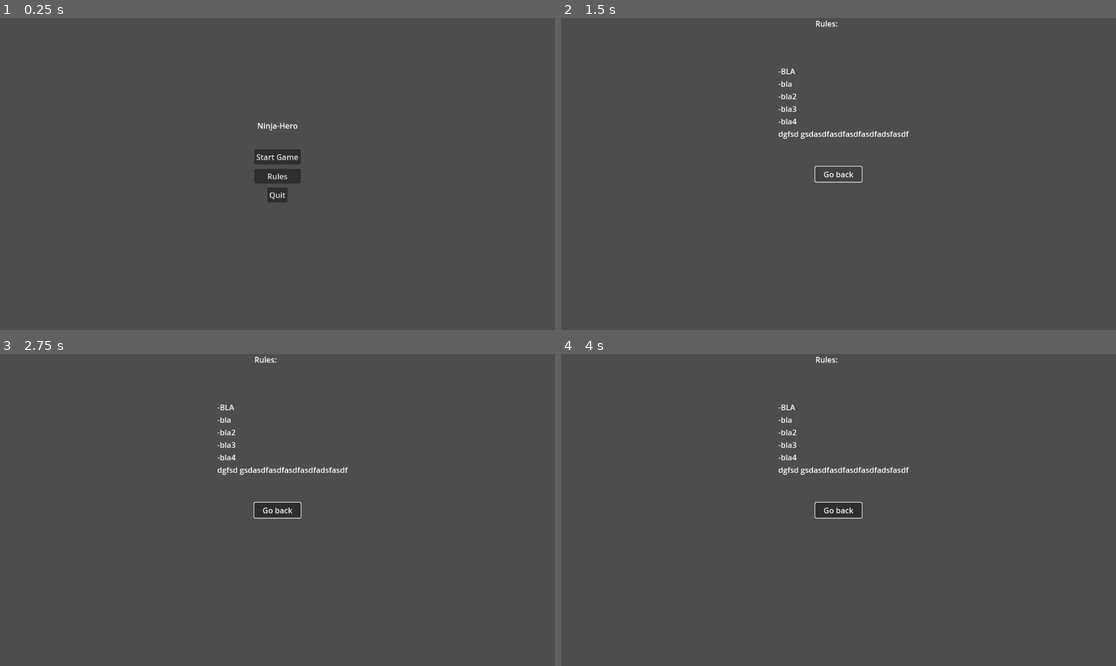
Above: before the commit, frames 1-4 (two rows, left to right).
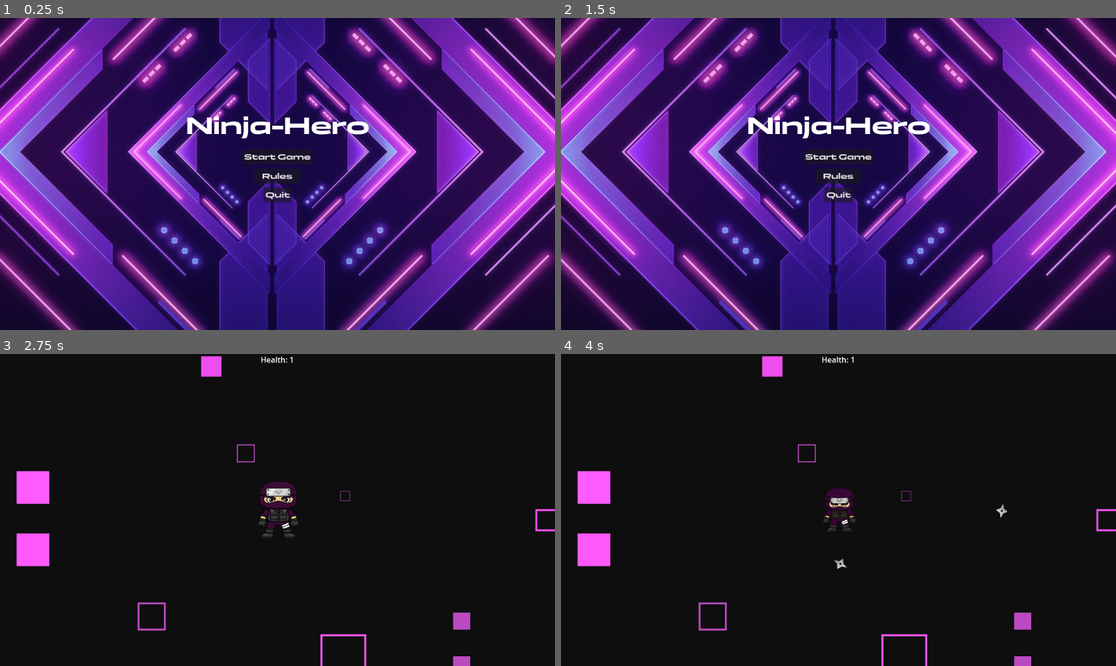
Above: after the commit, the same moments.

Repository: itsjoacor/Boss_Unq
Game: Godot game, scene res://Menu/MainMenu/MainMenu.tscn
Two runs of this game, one before a commit and one after it. Both use one fixed random seed, a clock stepped at 60 frames per second and the inputs below.
Inputs (mouse positions are in pixels of both pictures, inside the frame that each line leads up to):
- Up to frame 1 (0.25 s): no input
- Up to frame 2 (1.5 s): click "Rules" at 0.5 s; click "Go back" at 1.25 s
- Up to frame 3 (2.75 s): click (277, 491) at 2 s, where only the run after the commit has a clickable "Start Game"
- Up to frame 4 (4 s): hold D (right) 2.78-3.53 s; tap B (attack_blue) at 2.85 s; hold S (down) from 3.53 s (still down); tap G (attack_green) at 3.6 s

The runs differ from the first frame. In frame 1, 100% of the frame differs, in the area x 0-100%, y 0-100%; in frame 2, 100%; in frame 3, 100%; in frame 4, 100%.

Commit message:
functional w/bkg

Diff:
--- a/Game.gd
+++ b/Game.gd
@@ -7,7 +7,7 @@
 @onready var pause_menu := $PauseMenu
 @onready var spawn_timer: Timer = $SpawnTimer
 @onready var player: CharacterBody2D = $Player
-
+@onready var healthL: CanvasLayer = $UI
 var wave: int = 1
 var current_spawn_rate: float
 var colors = ["red", "green", "blue", "yellow"]
@@ -55,8 +55,10 @@
 
 func _pause_game() -> void:
 	get_tree().paused = true
+	healthL.visible = false
 	pause_menu.visible = true
 
 func _resume_game() -> void:
 	get_tree().paused = false
+	healthL.visible = true
 	pause_menu.visible = false
--- a/Game.tscn
+++ b/Game.tscn
@@ -1,7 +1,8 @@
-[gd_scene load_steps=5 format=3 uid="uid://ccku5hx1sih1o"]
+[gd_scene load_steps=6 format=3 uid="uid://ccku5hx1sih1o"]
 
 [ext_resource type="Script" uid="uid://dwh2pyibtg1lg" path="res://Game.gd" id="1_u44n3"]
 [ext_resource type="PackedScene" uid="uid://b6fy25lor0oo1" path="res://Player/Player.tscn" id="2_sb48q"]
+[ext_resource type="Texture2D" uid="uid://brb07jelbwusw" path="res://assets/Backgrounds/gameplayB.jpg" id="2_t88pq"]
 [ext_resource type="PackedScene" uid="uid://3lrc7nbxqpal" path="res://Health/UI.tscn" id="3_t88pq"]
 [ext_resource type="PackedScene" uid="uid://cu0jwwl1up1ln" path="res://Menu/Pause/PauseMenu.tscn" id="4_sb48q"]
 
@@ -9,11 +10,12 @@
 process_mode = 1
 script = ExtResource("1_u44n3")
 
-[node name="PauseMenu" parent="." instance=ExtResource("4_sb48q")]
-offset_left = 582.0
-offset_top = 153.0
-offset_right = 582.0
-offset_bottom = 153.0
+[node name="TextureRect2" type="TextureRect" parent="."]
+offset_left = -428.0
+offset_top = -1023.0
+offset_right = 2572.0
+offset_bottom = 977.0
+texture = ExtResource("2_t88pq")
 
 [node name="Player" parent="." instance=ExtResource("2_sb48q")]
 position = Vector2(580, 326)
@@ -22,3 +24,10 @@
 process_mode = 1
 
 [node name="UI" parent="." instance=ExtResource("3_t88pq")]
+
+[node name="PauseMenu" parent="." instance=ExtResource("4_sb48q")]
+offset_left = 581.0
+offset_top = 334.0
+offset_right = 581.0
+offset_bottom = 334.0
+size_flags_horizontal = 1
--- a/Menu/GameOver/GameOver.tscn
+++ b/Menu/GameOver/GameOver.tscn
@@ -1,6 +1,8 @@
-[gd_scene load_steps=2 format=3 uid="uid://81u4i0c8ko4l"]
+[gd_scene load_steps=4 format=3 uid="uid://81u4i0c8ko4l"]
 
 [ext_resource type="Script" uid="uid://dv5udtbxxavcs" path="res://Menu/GameOver/game_over.gd" id="1_bed4b"]
+[ext_resource type="Texture2D" uid="uid://xtiv36u4wln3" path="res://GameOvWon.jpg" id="2_2yisb"]
+[ext_resource type="FontFile" uid="uid://dogl2xjvrmpdm" path="res://assets/Fonts/Panchang_Complete/Panchang_Complete/Fonts/OTF/Panchang-Bold.otf" id="3_0brij"]
 
 [node name="Game Over" type="Control"]
 layout_mode = 3
@@ -10,6 +12,15 @@
 grow_horizontal = 2
 grow_vertical = 2
 script = ExtResource("1_bed4b")
+
+[node name="TextureRect" type="TextureRect" parent="."]
+layout_mode = 1
+anchors_preset = 15
+anchor_right = 1.0
+anchor_bottom = 1.0
+grow_horizontal = 2
+grow_vertical = 2
+texture = ExtResource("2_2yisb")
 
 [node name="Play Again" type="Button" parent="."]
 layout_mode = 1
@@ -24,6 +35,7 @@
 offset_bottom = 15.5
 grow_horizontal = 2
 grow_vertical = 2
+theme_override_fonts/font = ExtResource("3_0brij")
 text = "Play Again"
 
 [node name="Quit" type="Button" parent="."]
@@ -39,6 +51,7 @@
 offset_bottom = 54.5
 grow_horizontal = 2
 grow_vertical = 2
+theme_override_fonts/font = ExtResource("3_0brij")
 text = "Quit"
 
 [node name="Label" type="Label" parent="."]
@@ -48,12 +61,14 @@
 anchor_top = 0.5
 anchor_right = 0.5
 anchor_bottom = 0.5
-offset_left = -98.0
-offset_top = -103.5
-offset_right = 98.0
-offset_bottom = -80.5
+offset_left = -120.0
+offset_top = -73.0
+offset_right = 133.0
+offset_bottom = -35.0
 grow_horizontal = 2
 grow_vertical = 2
+theme_override_fonts/font = ExtResource("3_0brij")
+theme_override_font_sizes/font_size = 30
 text = "Game Over!"
 
 [connection signal="pressed" from="Play Again" to="." method="_on_play_again_pressed"]
--- a/Menu/MainMenu/MainMenu.tscn
+++ b/Menu/MainMenu/MainMenu.tscn
@@ -1,6 +1,8 @@
-[gd_scene load_steps=2 format=3 uid="uid://chhi37e8hcnc5"]
+[gd_scene load_steps=4 format=3 uid="uid://chhi37e8hcnc5"]
 
 [ext_resource type="Script" uid="uid://dymt40sn4bp70" path="res://Menu/MainMenu/main_menu.gd" id="1_e1xpn"]
+[ext_resource type="Texture2D" uid="uid://bhm1tcljfyx8s" path="res://assets/Backgrounds/MainMenu.jpeg" id="2_gxqt3"]
+[ext_resource type="FontFile" uid="uid://dogl2xjvrmpdm" path="res://assets/Fonts/Panchang_Complete/Panchang_Complete/Fonts/OTF/Panchang-Bold.otf" id="3_gxqt3"]
 
 [node name="Main Menu" type="Control"]
 layout_mode = 3
@@ -10,6 +12,21 @@
 grow_horizontal = 2
 grow_vertical = 2
 script = ExtResource("1_e1xpn")
+
+[node name="TextureRect" type="TextureRect" parent="."]
+layout_mode = 1
+anchors_preset = -1
+anchor_left = -0.802083
+anchor_top = -1.04321
+anchor_right = 1.802
+anchor_bottom = 2.043
+offset_left = -11.0
+offset_top = -46.0
+offset_right = -10.9041
+offset_bottom = -45.864
+grow_horizontal = 2
+grow_vertical = 2
+texture = ExtResource("2_gxqt3")
 
 [node name="Start Game" type="Button" parent="."]
 layout_mode = 1
@@ -24,6 +41,7 @@
 offset_bottom = -20.5
 grow_horizontal = 2
 grow_vertical = 2
+theme_override_fonts/font = ExtResource("3_gxqt3")
 text = "Start Game"
 
 [node name="Rules" type="Button" parent="."]
@@ -39,6 +57,7 @@
 offset_bottom = 19.5
 grow_horizontal = 2
 grow_vertical = 2
+theme_override_fonts/font = ExtResource("3_gxqt3")
 text = "Rules"
 
 [node name="Quit" type="Button" parent="."]
@@ -54,6 +73,7 @@
 offset_bottom = 58.5
 grow_horizontal = 2
 grow_vertical = 2
+theme_override_fonts/font = ExtResource("3_gxqt3")
 text = "Quit"
 
 [node name="Label" type="Label" parent="."]
@@ -69,6 +89,8 @@
 offset_bottom = -89.5
 grow_horizontal = 2
 grow_vertical = 2
+theme_override_fonts/font = ExtResource("3_gxqt3")
+theme_override_font_sizes/font_size = 50
 text = "Ninja-Hero"
 
 [connection signal="pressed" from="Start Game" to="." method="_on_start_game_pressed"]
--- a/Menu/Pause/PauseMenu.tscn
+++ b/Menu/Pause/PauseMenu.tscn
@@ -1,6 +1,8 @@
-[gd_scene load_steps=2 format=3 uid="uid://cu0jwwl1up1ln"]
+[gd_scene load_steps=4 format=3 uid="uid://cu0jwwl1up1ln"]
 
 [ext_resource type="Script" uid="uid://nlupmnn6k4xb" path="res://Menu/Pause/pause_menu.gd" id="1_dxq0t"]
+[ext_resource type="Texture2D" uid="uid://brb07jelbwusw" path="res://assets/Backgrounds/gameplayB.jpg" id="2_oiuvi"]
+[ext_resource type="FontFile" uid="uid://dogl2xjvrmpdm" path="res://assets/Fonts/Panchang_Complete/Panchang_Complete/Fonts/OTF/Panchang-Bold.otf" id="3_gvdr7"]
 
 [node name="PauseMenu" type="Control"]
 layout_mode = 3
@@ -11,6 +13,19 @@
 grow_vertical = 2
 size_flags_horizontal = 4
 script = ExtResource("1_dxq0t")
+
+[node name="TextureRect" type="TextureRect" parent="."]
+layout_mode = 1
+anchors_preset = 15
+anchor_right = 1.0
+anchor_bottom = 1.0
+offset_left = -1084.0
+offset_top = -375.0
+offset_right = 764.0
+offset_bottom = 977.0
+grow_horizontal = 2
+grow_vertical = 2
+texture = ExtResource("2_oiuvi")
 
 [node name="CenterContainer" type="CenterContainer" parent="."]
 layout_mode = 1
@@ -42,6 +57,8 @@
 offset_bottom = -61.0
 grow_horizontal = 2
 grow_vertical = 2
+theme_override_fonts/font = ExtResource("3_gvdr7")
+theme_override_font_sizes/font_size = 30
 text = "PAUSE MENU"
 
 [node name="VBoxContainer" type="VBoxContainer" parent="CenterContainer/Panel"]
@@ -60,14 +77,17 @@
 
 [node name="Resume" type="Button" parent="CenterContainer/Panel/VBoxContainer"]
 layout_mode = 2
+theme_override_fonts/font = ExtResource("3_gvdr7")
 text = "Resume"
 
 [node name="Restart" type="Button" parent="CenterContainer/Panel/VBoxContainer"]
 layout_mode = 2
+theme_override_fonts/font = ExtResource("3_gvdr7")
 text = "Restart"
 
 [node name="Quit" type="Button" parent="CenterContainer/Panel/VBoxContainer"]
 layout_mode = 2
+theme_override_fonts/font = ExtResource("3_gvdr7")
 text = "Quit"
 
 [connection signal="pressed" from="CenterContainer/Panel/VBoxContainer/Resume" to="." method="_on_resume_pressed"]
--- a/Menu/Rules/Rules.tscn
+++ b/Menu/Rules/Rules.tscn
@@ -1,6 +1,11 @@
-[gd_scene load_steps=2 format=3 uid="uid://3wftflocvi46"]
+[gd_scene load_steps=5 format=3 uid="uid://3wftflocvi46"]
 
 [ext_resource type="Script" uid="uid://dcxk2tqf4lm1u" path="res://Menu/Rules/rules.gd" id="1_1lb5l"]
+[ext_resource type="FontFile" uid="uid://dogl2xjvrmpdm" path="res://assets/Fonts/Panchang_Complete/Panchang_Complete/Fonts/OTF/Panchang-Bold.otf" id="1_gbofm"]
+[ext_resource type="Texture2D" uid="uid://dbq5mtxqog7gu" path="res://assets/Backgrounds/PauseMenu.jpg" id="3_wd6ui"]
+
+[sub_resource type="Theme" id="Theme_wd6ui"]
+default_font = ExtResource("1_gbofm")
 
 [node name="Rules" type="Control"]
 layout_mode = 3
@@ -9,7 +14,17 @@
 anchor_bottom = 1.0
 grow_horizontal = 2
 grow_vertical = 2
+theme = SubResource("Theme_wd6ui")
 script = ExtResource("1_1lb5l")
+
+[node name="TextureRect" type="TextureRect" parent="."]
+layout_mode = 1
+anchors_preset = 15
+anchor_right = 1.0
+anchor_bottom = 1.0
+grow_horizontal = 2
+grow_vertical = 2
+texture = ExtResource("3_wd6ui")
 
 [node name="Go back" type="Button" parent="."]
 layout_mode = 1
@@ -18,41 +33,79 @@
 anchor_top = 0.5
 anchor_right = 0.5
 anchor_bottom = 0.5
-offset_left = -48.0
-offset_top = -15.5
-offset_right = 48.0
-offset_bottom = 15.5
+offset_left = 394.0
+offset_top = 241.0
+offset_right = 496.0
+offset_bottom = 272.0
 grow_horizontal = 2
 grow_vertical = 2
+theme_override_fonts/font = ExtResource("1_gbofm")
 text = "Go back
 "
 
-[node name="Label" type="Label" parent="."]
+[node name="Title" type="Label" parent="."]
 layout_mode = 1
 anchors_preset = 5
 anchor_left = 0.5
 anchor_right = 0.5
-offset_left = -48.5
-offset_right = 48.5
-offset_bottom = 26.0
+offset_left = -543.0
+offset_top = 21.0
+offset_right = -446.0
+offset_bottom = 47.0
 grow_horizontal = 2
 text = "Rules: "
 
-[node name="Label2" type="Label" parent="."]
+[node name="Rules" type="Label" parent="."]
 layout_mode = 1
-anchors_preset = 5
-anchor_left = 0.5
-anchor_right = 0.5
-offset_left = -125.0
-offset_top = 99.0
-offset_right = 146.0
-offset_bottom = 252.0
+anchors_preset = 15
+anchor_right = 1.0
+anchor_bottom = 1.0
+offset_left = 3.0
+offset_top = 49.0
+offset_right = 3.0
+offset_bottom = 49.0
 grow_horizontal = 2
-text = "-BLA
--bla
--bla2
--bla3
--bla4
-dgfsd gsdasdfasdfasdfasdfadsfasdf"
+grow_vertical = 2
+theme_override_font_sizes/font_size = 8
+text = "🎯 Objetivo:
+Elimina los enemigos antes de que te toquen usando shurikens del color correcto.
 
-[connection signal="pressed" from="Go back" to="." method="_on_play_again_pressed"]
+🎮 Controles:
+
+Movimiento:
+A (Izquierda)
+D (Derecha)
+W (Arriba)
+S (Abajo)
+
+Ataques (Disparar shurikens):
+R (Rojo)
+G (Verde)
+B (Azul)
+Y (Amarillo)
+
+⚔️ Mecánicas Clave:
+
+Solo puedes matar enemigos cuando están en tu zona de ataque (área brillante alrededor del ninja).
+
+Usa el color correcto:
+
+El shuriken debe coincidir con el color del enemigo (ejemplo: presiona R para enemigos rojos).
+
+Los enemigos te dañan si te tocan.
+
+💡 Tips:
+
+Mira el color del enemigo antes de disparar.
+
+Gira tu ninja (con WASD) para cambiar la dirección de ataque.
+
+Los shurikens solo afectan enemigos en tu área de ataque, aunque vuelen más lejos.
+
+⏳ Dificultad:
+
+¡Los enemigos aparecerán más rápido con el tiempo!"
+horizontal_alignment = 1
+paragraph_separator = "\\"
+
+[connection signal="pressed" from="Go back" to="." method="_on_go_back_pressed"]
--- a/Menu/Rules/rules.gd
+++ b/Menu/Rules/rules.gd
@@ -3,5 +3,8 @@
 func _ready():
 	pass
 
-func _on_play_again_pressed():
-	get_tree().change_scene_to_file("res://Menu/MainMenu.tscn")
+
+
+
+func _on_go_back_pressed() -> void:
+	get_tree().change_scene_to_file("res://Menu/MainMenu/MainMenu.tscn")
Binary file added: GameOvWon.jpg
Not shown, added: GameOvWon.jpg.import
Binary file added: assets/Backgrounds/GameOvWon.jpg
Not shown, added: assets/Backgrounds/GameOvWon.jpg.import
Binary file added: assets/Backgrounds/MainMenu.jpeg
Not shown, added: assets/Backgrounds/MainMenu.jpeg.import
Binary file added: assets/Backgrounds/PauseMenu.jpg
Not shown, added: assets/Backgrounds/PauseMenu.jpg.import
Binary file added: assets/Backgrounds/gameplayB.jpg
Not shown, added: assets/Backgrounds/gameplayB.jpg.import
